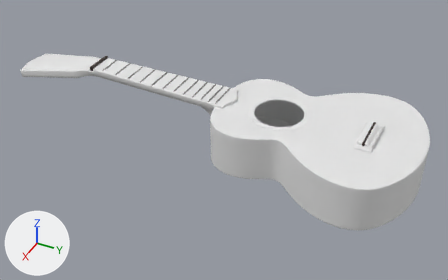
The Blender file Guitar.blend, before and after one commit.
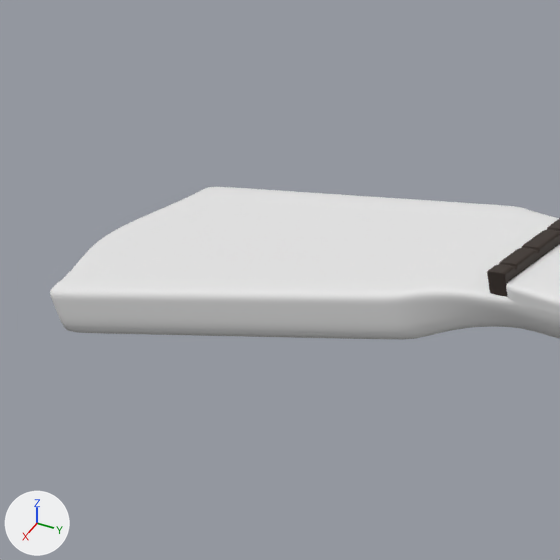
Each version appears first whole from a 50 mm lens placed at (23.98, 12.14, 16.83), pointed at (0.31, 0.27, -2.35), and next in a close-up on the part from 3% to 23% of the width and 9% to 40% of the height. The lights are fixed; the arrows at lower left show +X, +Y and +Z.

Names of what the first close-up shows: 'Nef', 'ProgGrif'.
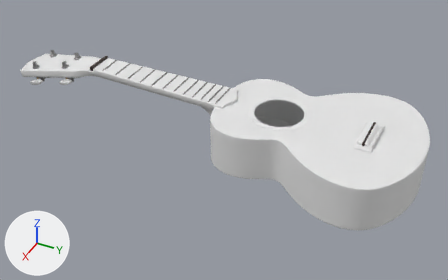
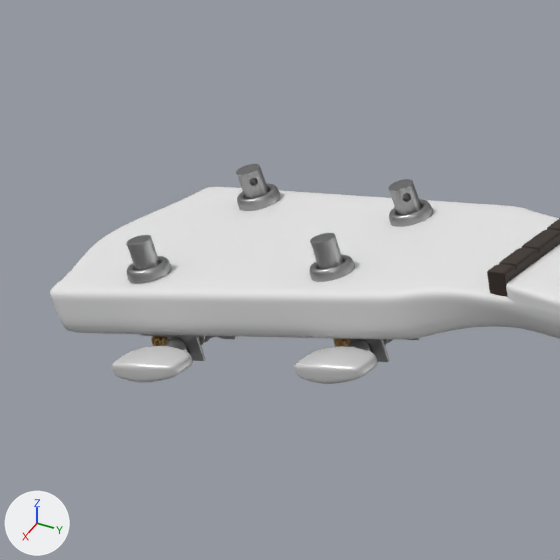
Location of each change, (x1, y1, x2, y2) in pixels of the close-ups (560 x 560 px):
'Cylinder', added
    after: (111, 164, 280, 382)
    faces in mat_metal: (126, 164, 280, 361)
    faces in mat_sadle: (111, 346, 193, 382)
    faces in mat_gier: (151, 336, 168, 346)
'Cylinder.001', added
    after: (294, 179, 433, 384)
    faces in mat_metal: (309, 179, 433, 362)
    faces in mat_sadle: (294, 346, 378, 384)
    faces in mat_gier: (333, 338, 351, 347)

The change, as a list of edits to the scene's bpy script:
```text
Add mat_metal:
    mat_metal = bpy.data.materials.new('Metal')
    mat_metal.use_nodes = True; mat_metal.node_tree.nodes.clear()
    _N = mat_metal.node_tree.nodes; _L = mat_metal.node_tree.links
    n0 = _N.new('ShaderNodeOutputMaterial'); n0.name = 'Material Output'
    n1 = _N.new('ShaderNodeBsdfAnisotropic'); n1.name = 'Glossy BSDF'
    n1.distribution = 'GGX'
    n1.inputs[0].default_value = (0.386, 0.386, 0.386, 1.0)  # 'Color', grey #a7a7a7
    n1.inputs[1].default_value = 0.387  # 'Roughness'
    _L.new(n1.outputs[0], n0.inputs[0])  # 'BSDF' to 'Surface'
Add mat_screaw:
    mat_screaw = bpy.data.materials.new('Screaw')
    mat_screaw.use_nodes = True; mat_screaw.node_tree.nodes.clear()
    _N = mat_screaw.node_tree.nodes; _L = mat_screaw.node_tree.links
    n0 = _N.new('ShaderNodeOutputMaterial'); n0.name = 'Material Output'
    n1 = _N.new('ShaderNodeBsdfAnisotropic'); n1.name = 'Glossy BSDF'
    n1.distribution = 'GGX'
    n1.inputs[0].default_value = (0.0331, 0.0331, 0.0331, 1.0)  # 'Color', black #333333
    n1.inputs[1].default_value = 0.316  # 'Roughness'
    _L.new(n1.outputs[0], n0.inputs[0])  # 'BSDF' to 'Surface'
Add mat_gier:
    mat_gier = bpy.data.materials.new('Gier')
    mat_gier.use_nodes = True; mat_gier.node_tree.nodes.clear()
    _N = mat_gier.node_tree.nodes; _L = mat_gier.node_tree.links
    n0 = _N.new('ShaderNodeOutputMaterial'); n0.name = 'Material Output'
    n1 = _N.new('ShaderNodeBsdfAnisotropic'); n1.name = 'Glossy BSDF'
    n1.distribution = 'GGX'
    n1.inputs[0].default_value = (0.584, 0.381, 0.168, 1.0)  # 'Color', brown #c9a672
    n1.inputs[1].default_value = 0.316  # 'Roughness'
    _L.new(n1.outputs[0], n0.inputs[0])  # 'BSDF' to 'Surface'
Add mat_sadle:
    mat_sadle = bpy.data.materials.new('Sadle')
    # nodes: BsdfAnisotropic, BsdfDiffuse, MixShader, OutputMaterial
Add me_cylinder_001:
    me_cylinder_001.from_pydata(...)  # 4796 vertices, 4826 faces; spans x -4.53..5.54, y -7.49..3.58, z -0.52..2.08
    me_cylinder_001.polygons.foreach_set('use_smooth', [True] * 4826)
    # faces by material slot: [3602, 96, 624, 504]
    me_cylinder_001.materials.append(mat_metal)
    me_cylinder_001.materials.append(mat_sadle)
    me_cylinder_001.materials.append(mat_screaw)
    me_cylinder_001.materials.append(mat_gier)
Add ob_cylinder:
    ob_cylinder = bpy.data.objects.new('Cylinder', me_cylinder_001)
    ob_cylinder.location = (-0.798, -11.281, -1.246)
    ob_cylinder.rotation_euler = (-0.145, 0.142, -2.216)  # degrees (-8.3, 8.1, -127)
    ob_cylinder.scale = (0.114, 0.114, 0.421)
    _m = ob_cylinder.modifiers.new('Subsurf', 'SUBSURF')
    _m.levels = 2
    _m = ob_cylinder.modifiers.new('Mirror', 'MIRROR')
    _m.mirror_object = ob_nef
Add ob_cylinder_001:
    ob_cylinder_001 = bpy.data.objects.new('Cylinder.001', me_cylinder_001.copy())
    ob_cylinder_001.location = (-0.594, -9.277, -0.834)
    ob_cylinder_001.rotation_euler = (-0.145, 0.142, -2.205)  # degrees (-8.3, 8.1, -126)
    ob_cylinder_001.scale = (0.114, 0.114, 0.421)
    _m = ob_cylinder_001.modifiers.new('Subsurf', 'SUBSURF')
    _m.levels = 2
    _m = ob_cylinder_001.modifiers.new('Mirror', 'MIRROR')
    _m.mirror_object = ob_nef
```
